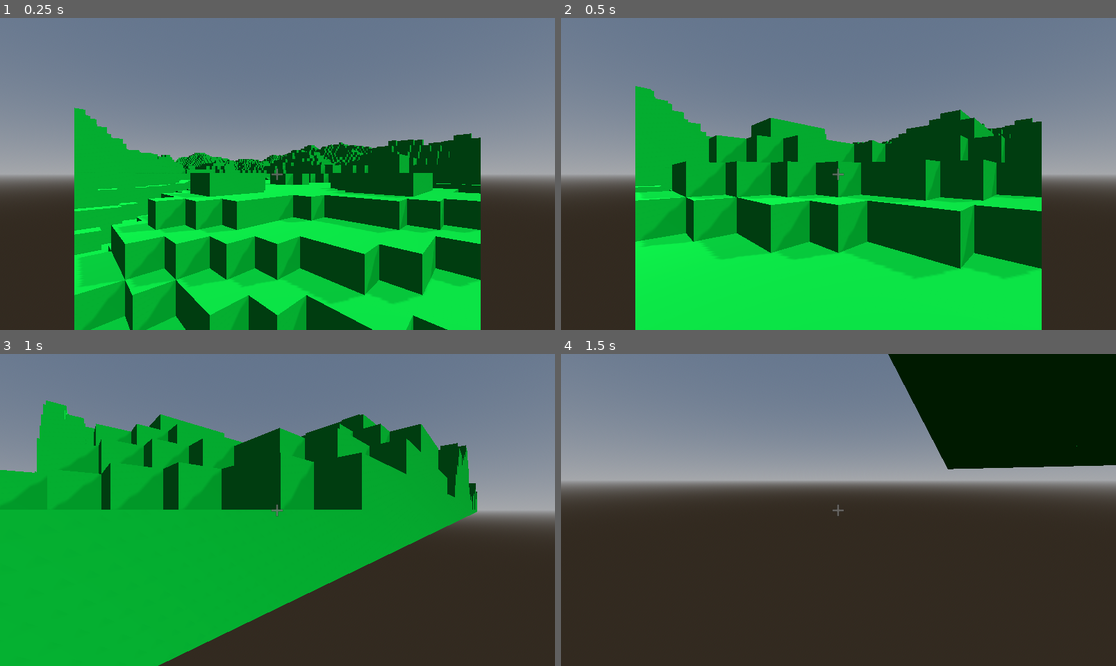
Above: before the commit, frames 1-4 (two rows, left to right).
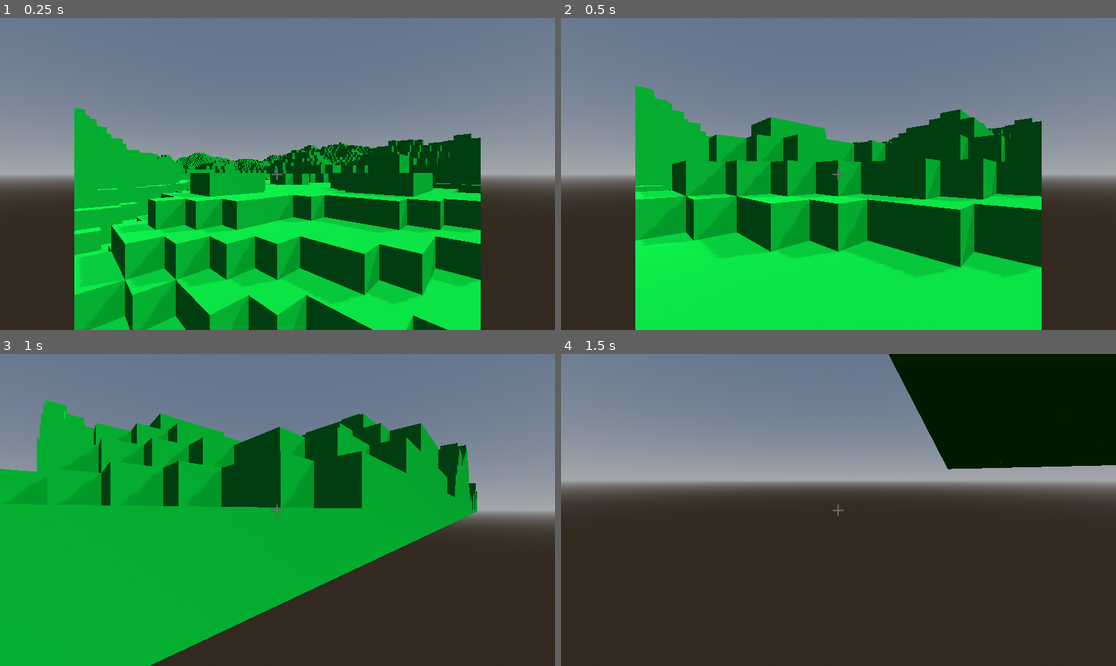
Above: after the commit, the same moments.

Repository: JacobsPieter/voxelengine
Game: Godot game, scene res://world.tscn
The game is run twice, just before and just after one commit, with the same random seed, the same clock (stepped at 60 frames per second) and the same inputs.
Inputs (mouse positions are in pixels of both pictures, inside the frame that each line leads up to):
- Up to frame 1 (0.25 s): no input
- Up to frame 2 (0.5 s): no input
- Up to frame 3 (1 s): move the mouse to (399, 494) at 0.52 s; press the mouse at (399, 494) at 0.53 s; hold D (move_right) from 0.53 s (still down); tap Space (jump) at 0.77 s; right-click (399, 494) at 0.8 s
- Up to frame 4 (1.5 s): move the mouse to (810, 510) at 1.27 s; release D (move_right) at 1.28 s; release the mouse at (810, 510) at 1.28 s; hold W (move_up) from 1.28 s (still down); right-click (810, 510) at 1.35 s

Frame 1 is identical in both runs. In frame 2, 1.1% of the frame differs, in the area x 13-87%, y 21-81%; in frame 3, 0.9%; in frame 4, less than 0.1%.

Commit message:
Add block placement and collision updates
Handle block add/delete using ray collision normals and update chunk data accordingly. Changed ray signal and handler signatures to include collision normal and operation; character input now emits 'add' on right-click and 'delete' on primary action. Updated chunk.update_chunk to compute voxel indices using the hit normal and support both add and delete operations. Mesh rebuild now clears children and creates a trimesh shape assigned to a CollisionShape3D instead of create_trimesh_collision. Scene tweaks: added CollisionShape3D and collision_layer to chunk.tscn, adjusted player Capsule height and camera collision_mask in player.tscn. Exposed wider camera tilt limits. Added a right_click input action in project.godot.

Diff:
--- a/all_chunks.gd
+++ b/all_chunks.gd
@@ -24,11 +24,11 @@
 	pass
 
 
-func _on_player_ray_hit(object: Node3D, pos: Vector3, operation: String) -> void:
+func _on_player_ray_hit(object: Node3D, pos: Vector3, normal: Vector3, operation: String) -> void:
 	var children = get_children()
 	for child in children:
 		if object.global_position == child.global_position:
 			print('here!')
-			child.call_deferred('update_chunk', pos, operation)
+			child.call_deferred('update_chunk', pos, normal, operation)
 			print('here first!')
 			break
--- a/character_body_3d.gd
+++ b/character_body_3d.gd
@@ -9,8 +9,8 @@
 
 @export_group("Camera")
 @export_range(0.0, 1.0) var mouse_sensitivity := 0.25
-@export var tilt_upper_limit := PI / 3.0
-@export var tilt_lower_limit := -PI / 3.0
+@export var tilt_upper_limit := PI / 2
+@export var tilt_lower_limit := -PI / 2
 
 var _camera_input_direction := Vector2.ZERO
 var _last_movement_direction := Vector3.BACK
@@ -21,7 +21,7 @@
 @onready var _raycast: RayCast3D = %RayCast3D
 
 
-signal ray_hit(object: Node3D, position: Vector3)
+signal ray_hit(object: Node3D, pos: Vector3, normal: Vector3, operation: String)
 
 func _input(event: InputEvent) -> void:
 	if event.is_action_pressed("ui_cancel"):
@@ -34,8 +34,16 @@
 		if _raycast.is_colliding():
 			var collider: Node3D = _raycast.get_collider()
 			var collision_point: Vector3 = _raycast.get_collision_point()
-			ray_hit.emit(collider, collision_point, 'delete')
+			var collision_normal: Vector3 = _raycast.get_collision_normal()
+			ray_hit.emit(collider, collision_point, collision_normal, 'delete')
 			print('raycast collided with ', collider, 'at ', collision_point)
+	if event.is_action_pressed("right_click"):
+		_raycast.force_raycast_update()
+		if _raycast.is_colliding():
+			var collider: Node3D = _raycast.get_collider()
+			var collision_point: Vector3 = _raycast.get_collision_point()
+			var collision_normal: Vector3 = _raycast.get_collision_normal()
+			ray_hit.emit(collider, collision_point, collision_normal, 'add')
 
 
 
--- a/chunk.gd
+++ b/chunk.gd
@@ -9,13 +9,20 @@
 var global_pos: Vector3i
 
 
-func update_chunk(pos: Vector3, operation: String) -> void:
-	#if operation == 'delete':
-	print('here!')
-	chunk_data.chunk_data[floor(position.x)][floor(position.y)][floor(position.z)] = 0
+func update_chunk(pos: Vector3, normal: Vector3, operation: String) -> void:
+	if operation == 'delete':
+		print('here!')
+		print(pos.x,'  ',pos.y,'  ',pos.z)
+		chunk_data.chunk_data[floori(pos.x-normal.x/2)%16][floori(pos.y-normal.y/2)%16][floori(pos.z-normal.z/2)%16] = 0
 
-	mesh.call_deferred('build_chunk')
+		mesh.call_deferred('build_chunk')
 
+
+
+	if operation == 'add':
+		print('here!')
+		chunk_data.chunk_data[floori(pos.x-normal.x/2)%16+normal.x][floori(pos.y-normal.y/2)%16+normal.y][floori(pos.z-normal.z/2)%16+normal.z] = 11
+		mesh.call_deferred('build_chunk')
 
 
 
--- a/chunk.tscn
+++ b/chunk.tscn
@@ -20,6 +20,7 @@
 script = ExtResource("1_eat54")
 
 [node name="StaticBody3D" type="StaticBody3D" parent="." unique_id=508047086]
+collision_layer = 3
 
 [node name="MeshInstance3D" type="MeshInstance3D" parent="StaticBody3D" unique_id=1954788001]
 unique_name_in_owner = true
@@ -29,3 +30,6 @@
 mesh = SubResource("ArrayMesh_a0kup")
 skeleton = NodePath("../..")
 script = ExtResource("1_kdh3y")
+
+[node name="CollisionShape3D" type="CollisionShape3D" parent="StaticBody3D" unique_id=955245725]
+unique_name_in_owner = true
--- a/mesh_instance_3d.gd
+++ b/mesh_instance_3d.gd
@@ -2,6 +2,11 @@
 
 
 @onready var chunkdata = %ChunkData
+@onready var collisonshape = %CollisionShape3D
+
+
+
+
 
 const FACE_NORMALS = [
 	Vector3( 0,  0, -1), # achter
@@ -146,6 +151,8 @@
 
 func build_chunk() -> void:
 	mesh.clear_surfaces()
+	for child in get_children():
+		child.queue_free()
 	var surface_array := []
 	surface_array.resize(Mesh.ARRAY_MAX)
 
@@ -173,7 +180,8 @@
 			Mesh.PRIMITIVE_TRIANGLES,
 			surface_array
 		)
-		create_trimesh_collision()
+		var shape = mesh.create_trimesh_shape()
+		collisonshape.shape = shape
 
 
 
--- a/player.tscn
+++ b/player.tscn
@@ -4,13 +4,14 @@
 
 [sub_resource type="CapsuleShape3D" id="CapsuleShape3D_036b0"]
 radius = 0.25
+height = 1.95
 
 [node name="Player" type="CharacterBody3D" unique_id=571460285]
 transform = Transform3D(-0.7071068, 0, -0.7071067, 0, 1, 0, 0.7071067, 0, -0.7071068, 0, 0, 0)
 script = ExtResource("1_4flbx")
 
 [node name="CollisionShape3D" type="CollisionShape3D" parent="." unique_id=576527630]
-transform = Transform3D(1, 0, 0, 0, 1, 0, 0, 0, 1, 0.016963482, 0, 0.016963363)
+transform = Transform3D(1, 0, 0, 0, 1, 0, 0, 0, 1, 0.01696348, 0, 0.016963363)
 shape = SubResource("CapsuleShape3D_036b0")
 
 [node name="CameraPivot" type="Node3D" parent="." unique_id=1851864969]
@@ -25,6 +26,7 @@
 transform = Transform3D(-4.371139e-08, 0, 1, 0, 1, 0, -1, 0, -4.371139e-08, 0, 0, 0)
 enabled = false
 target_position = Vector3(5, 0, 0)
+collision_mask = 2
 collide_with_areas = true
 
 [node name="SubViewportContainer" type="SubViewportContainer" parent="." unique_id=1664321838]
--- a/project.godot
+++ b/project.godot
@@ -59,6 +59,11 @@
 "events": [Object(InputEventKey,"resource_local_to_scene":false,"resource_name":"","device":-1,"window_id":0,"alt_press …(191 unchanged characters)…
 ]
 }
+right_click={
+"deadzone": 0.2,
+"events": [Object(InputEventMouseButton,"resource_local_to_scene":false,"resource_name":"","device":-1,"window_id":0,"alt_pressed":false,"shift_pressed":false,"ctrl_pressed":false,"meta_pressed":false,"button_mask":2,"position":Vector2(160, 18),"global_position":Vector2(167, 55),"factor":1.0,"button_index":2,"canceled":false,"pressed":true,"double_click":false,"script":null)
+]
+}
 
 [rendering]
 
